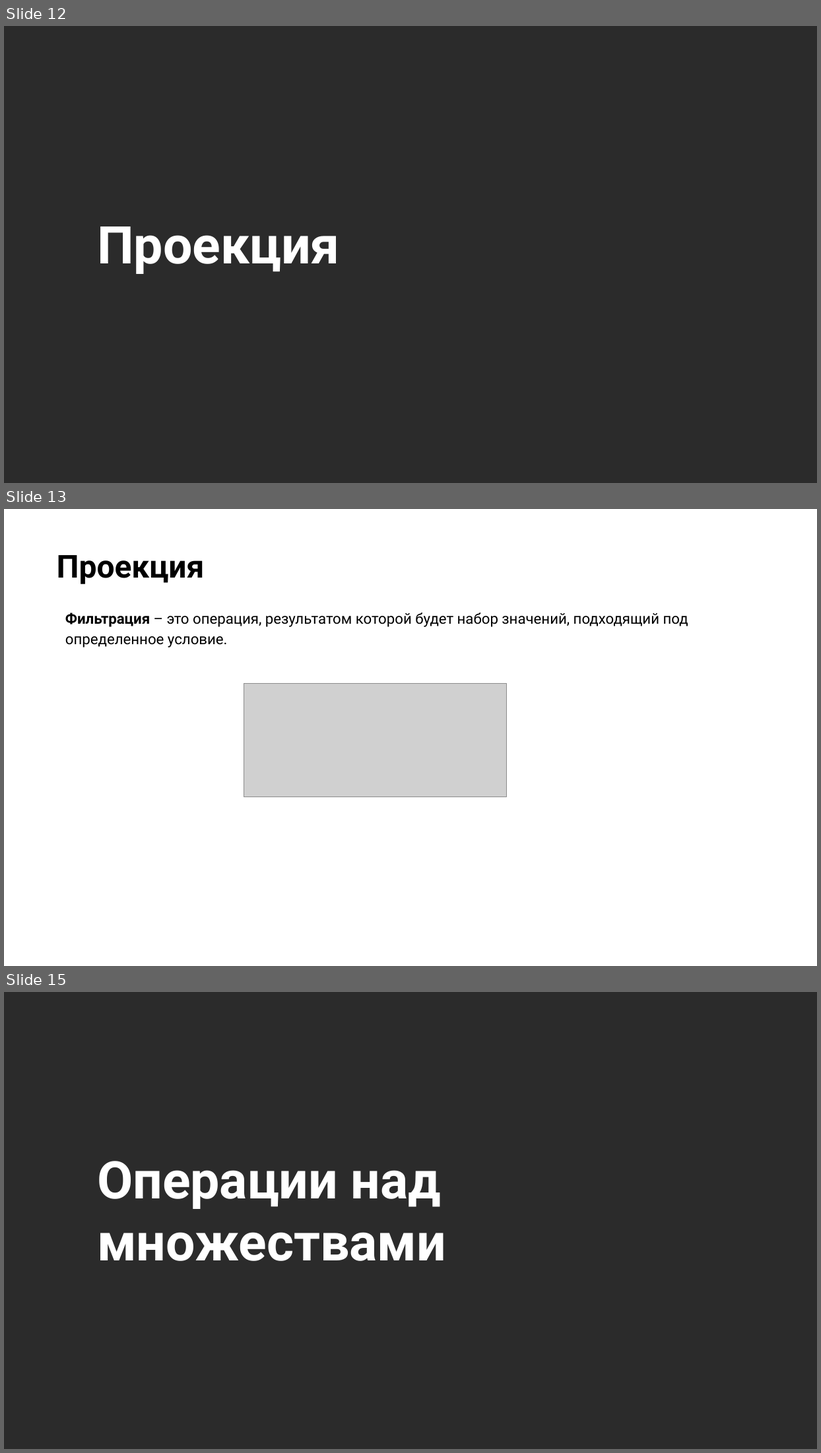
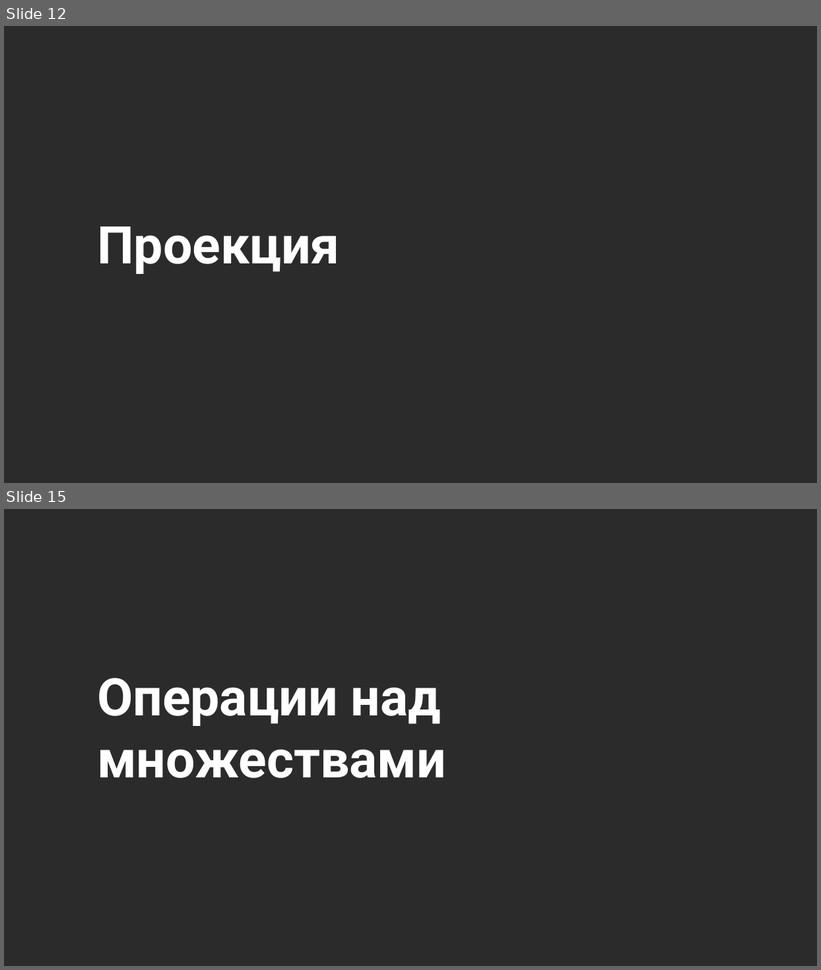
Before and after one commit to NilovPavel/LessonsLinq, a slide deck: LinqOperators.pptx. Shown one above the other, each under a label of ours: slides 12, 13 and 15 before the commit, slides 12 and 15 after it; the slides between them are not shown. The pictures are 821x1453 and 821x970 pixels, drawn with LibreOffice and Linux fonts; fonts in the diff are those of the drawing; grey boxes stand for pictures; background and template pictures are left out; a plain dark background stands for a picture behind light text. Boxes give left, top, right and bottom in pixels: in the first picture for what was removed or moved away, otherwise in the second. Text is boxed around its words. In the diff, an @@ line names an element or a change of style, - is before the commit and + after.

```diff
--- a/LinqOperators.pptx
+++ b/LinqOperators.pptx
@@ slide 13 removed at (4,509,817,966), background picture (left out) @@
@@ title removed at (57,555,205,584) @@
-Проекция
@@ text removed at (65,613,688,648) @@
-Фильтрация – это операция, результатом которой будет набор значений, подходящий под определенное условие.
@@ picture removed at (244,683,506,797) @@
```
Also in this commit, not shown: 7 slides changed, 5 slides added, 1 other slide removed, 1 other file.
